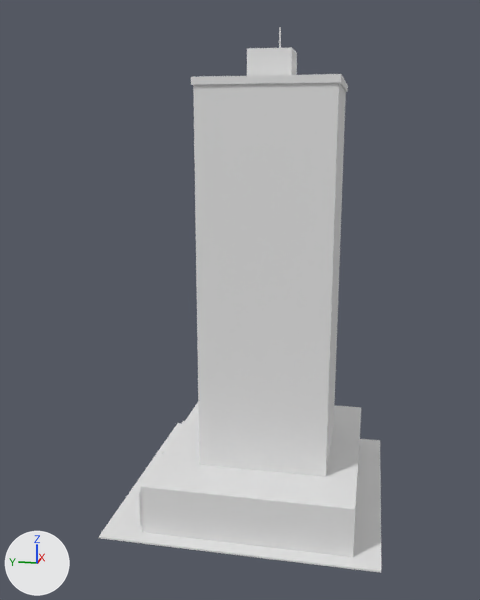
The glTF model assets/models/office_tower_low.glb, before and after one commit.
Both versions are drawn from a 50 mm camera at (-19.68, -3.31, 11.13) aimed at (-0.32, 0.56, 6.28). The lights are fixed; the arrows at lower left show +X, +Y and +Z. The first picture is the older version. Where no turn or scale is listed for an object, it has been applied to the vertices. Vertices at exactly the same position are counted once.

The first picture shows 'Office_tower'.
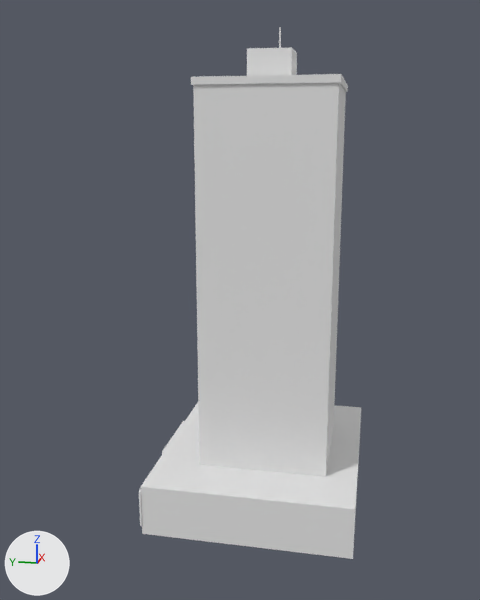
The edits, one by one:
me_office_tower is used by ob_office_tower; location (0.0, 0.0, 0.0).
me_office_tower had 72 vertices, 108 faces and spanned x -3.95..3.95, y -3.95..3.95, z 0.0..14.2.
me_office_tower now has 64 vertices, 96 faces and spans x -3.5..3.5, y -3.2..2.9, z 0.0..14.2.
me_office_tower part 1: the loose piece of 8 vertices spanning x -3.95..3.95, y -3.95..3.95, z 0.0..0.05 is deleted.

Boxes (x1, y1, x2, y2) around the edits, measured in the pictures (480 x 600 px):
'Office_tower', reshaped (21% narrower): before (99, 27, 381, 573); after (139, 27, 361, 559)
part 1 of me_office_tower, deleted: before (99, 423, 381, 573)
